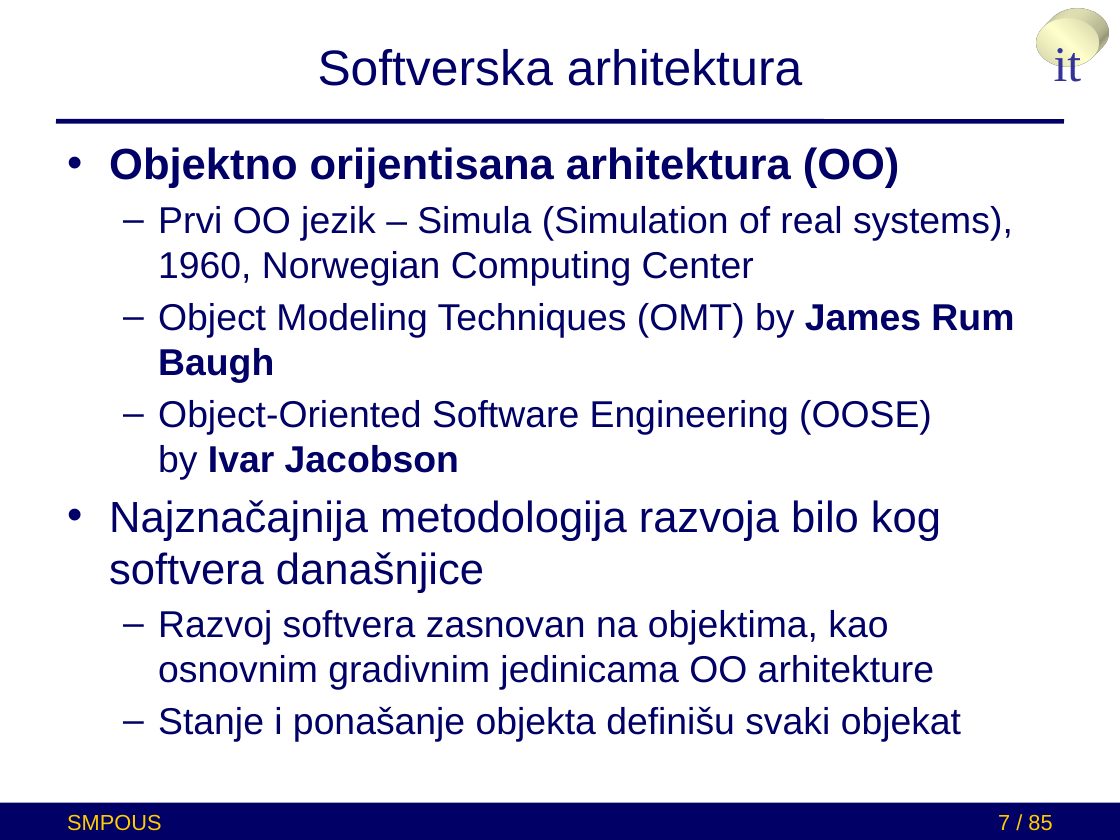
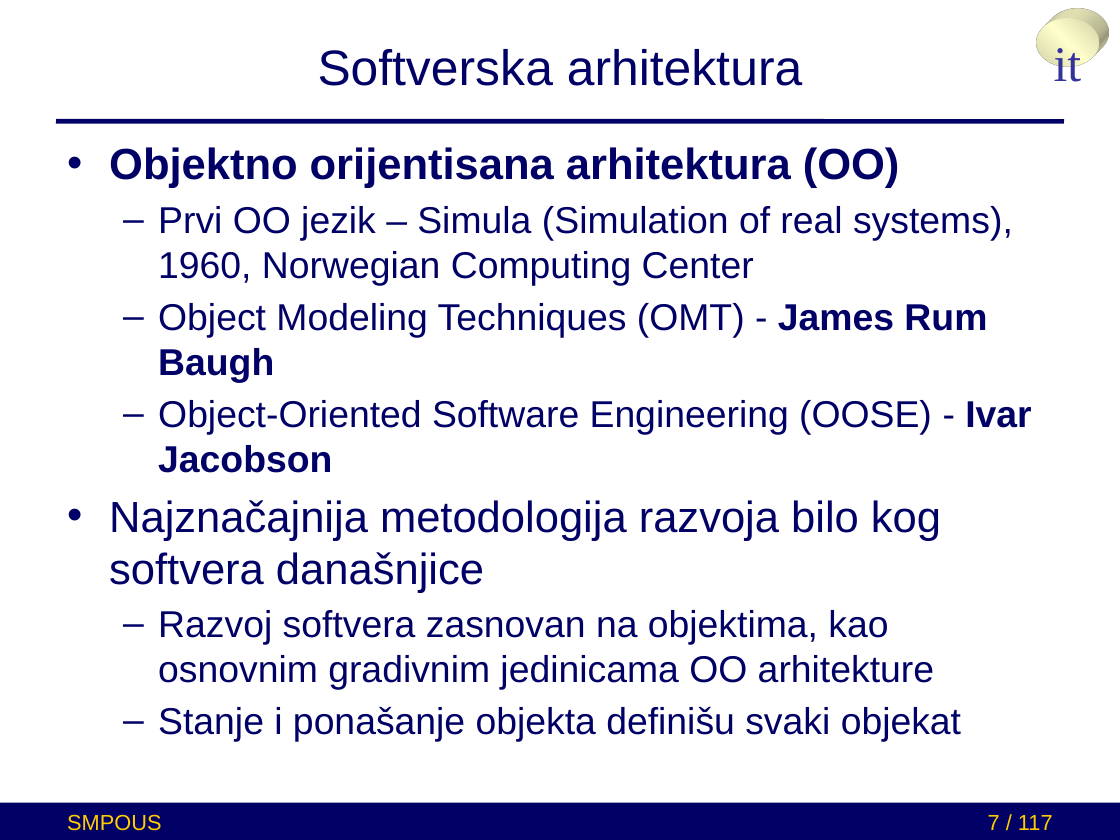
Before and after one commit to brankoterzic/SMPUOS-example-project, a slide deck: slide 7 of presentation_ppx/microservices.pptx. Drawn at 1120x840 pixels with LibreOffice and Linux fonts; fonts in the diff are those of the drawing. Boxes give left, top, right and bottom in pixels: in the first picture for what was removed or moved away, otherwise in the second. Text is boxed around its words. In the diff, an @@ line names an element or a change of style, - is before the commit and + after.

```diff
--- a/presentation_ppx/microservices.pptx
+++ b/presentation_ppx/microservices.pptx
@@ text at [158, 303, 1031, 473]: text changed @@
-  – Object Modeling Techniques (OMT) by James Rum Baugh
-  – Object-Oriented Software Engineering (OOSE) by Ivar Jacobson
+  – Object Modeling Techniques (OMT) - James Rum Baugh
+  – Object-Oriented Software Engineering (OOSE) - Ivar Jacobson
@@ page number at [988, 815, 1053, 830]: text changed @@
-7 / 85
+7 / 117
```
Also in this commit, not shown: 90 other slides changed, 1 slide added, 1 slide removed.
